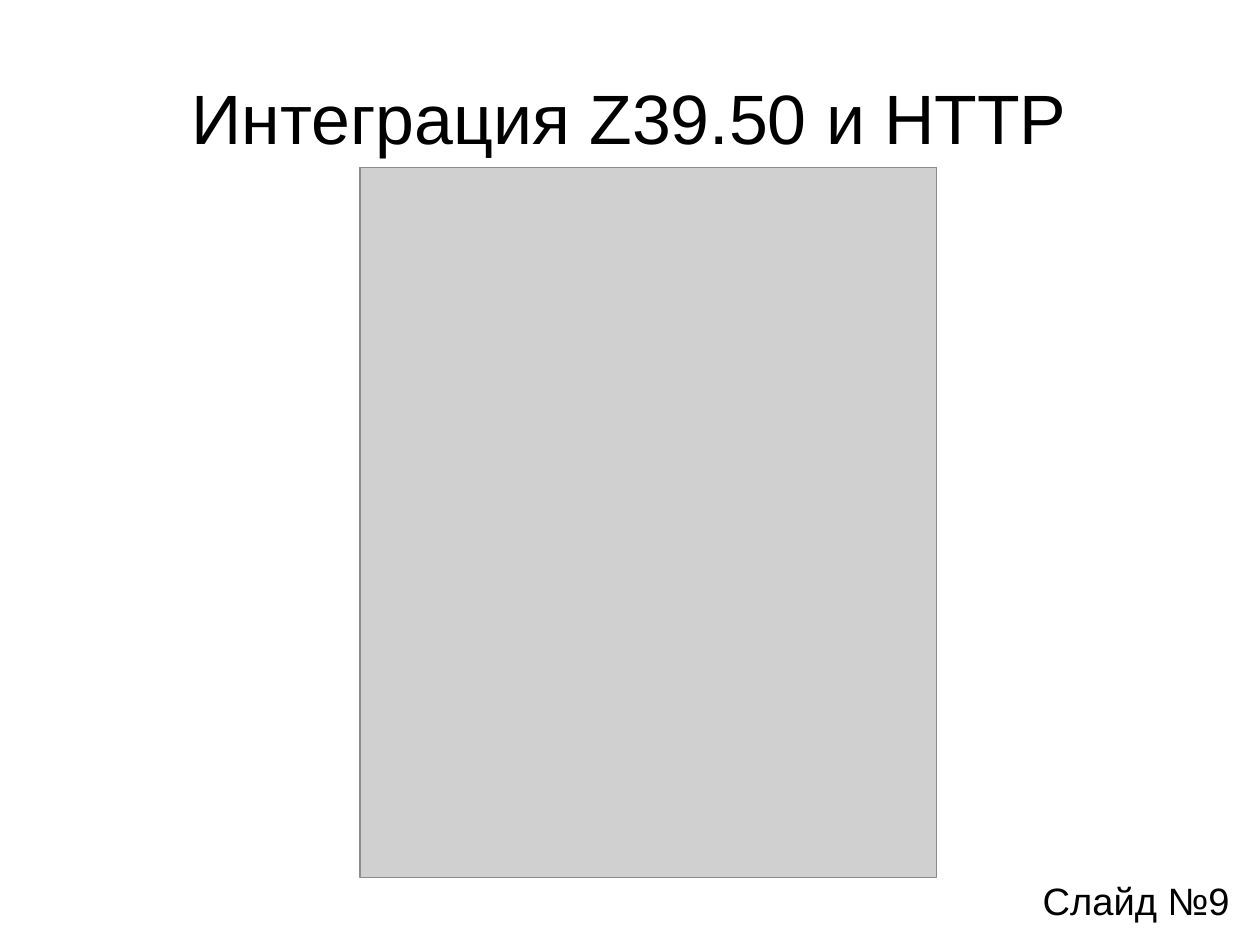
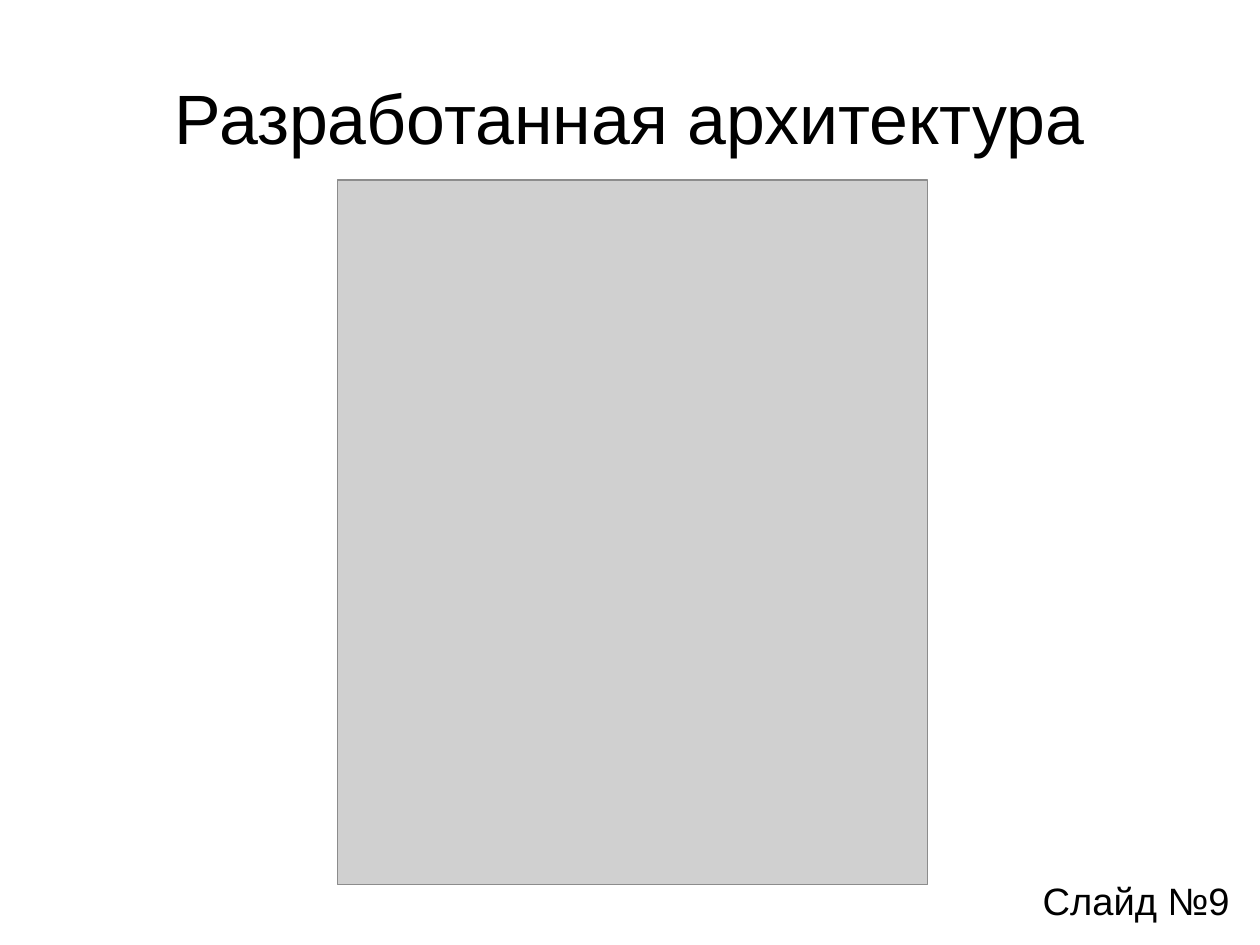
Before and after one commit to aeremenok/a-team-777, a slide deck: slide 9 of diploma/ssv/ssv-presentation.odp. Drawn at 1260x945 pixels with LibreOffice and Linux fonts; fonts in the diff are those of the drawing; grey boxes stand for pictures. Boxes give left, top, right and bottom in pixels: in the first picture for what was removed or moved away, otherwise in the second. Text is boxed around its words. In the diff, an @@ line names an element or a change of style, - is before the commit and + after.

```diff
--- a/diploma/ssv/ssv-presentation.odp
+++ b/diploma/ssv/ssv-presentation.odp
@@ title at [175,93,1084,157]: text changed @@
-Интеграция Z39.50 и HTTP
+Разработанная архитектура
@@ picture: place and size @@
-picture at [360,167,936,878]
+picture at [337,180,928,885]
```
Also in this commit, not shown: 7 other slides changed, 1 other file.
